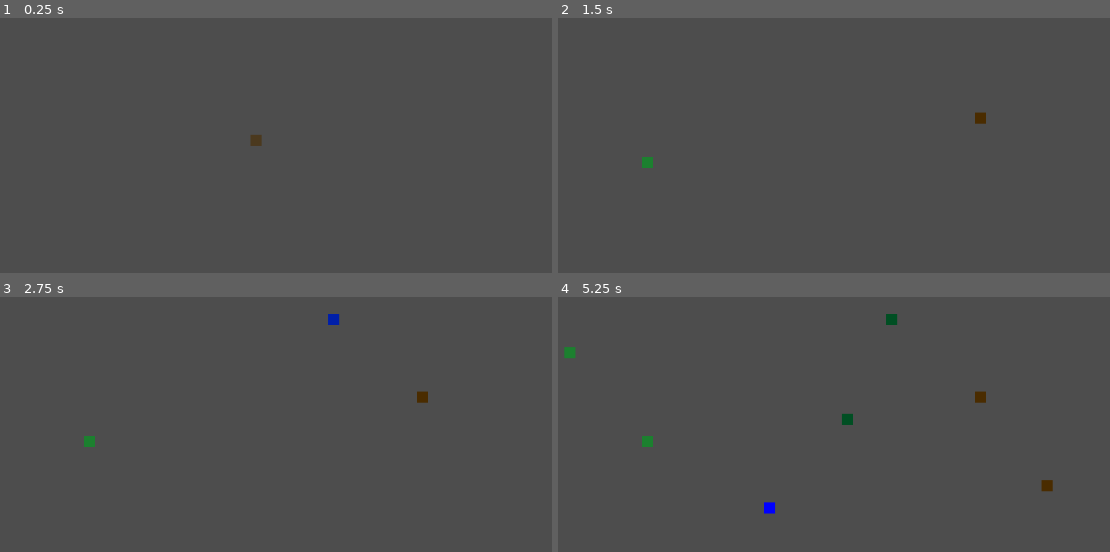
Above: before the commit, frames 1-4 (two rows, left to right).
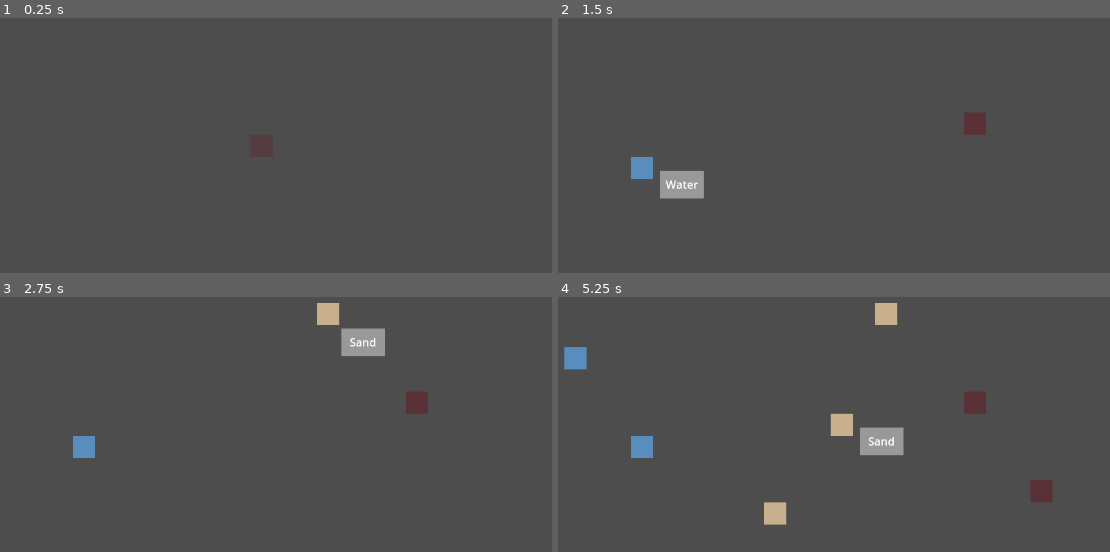
Above: after the commit, the same moments.

Repository: ColdTerror/Core-and-Conveyor
Game: Godot game, scene res://scenes/level.tscn
The game is run twice, just before and just after one commit, with the same random seed, the same clock (stepped at 60 frames per second) and the same inputs.
Inputs (mouse positions are in pixels of both pictures, inside the frame that each line leads up to):
- Up to frame 1 (0.25 s): no input
- Up to frame 2 (1.5 s): tap Enter at 0.5 s; move the mouse to (983, 114) at 0.52 s; hold 1 (select_1) 0.53-1.28 s; click (983, 114) at 0.67 s; tap 2 (select_2) at 0.8, 1.35 s; tap Space at 1.25 s; move the mouse to (646, 160) at 1.27 s; click (646, 160) at 1.42 s
- Up to frame 3 (2.75 s): tap 3 (select_3) at 1.55 s; tap Enter at 2 s; move the mouse to (331, 317) at 2.02 s; hold 3 (select_3) from 2.03 s (still down); click (331, 317) at 2.17 s; tap 4 (select_4) at 2.3 s
- Up to frame 4 (5.25 s): tap Space at 2.75, 4.25 s; move the mouse to (767, 506) at 2.77 s; release 3 (select_3) at 2.78 s; tap 4 (select_4) at 2.85 s; click (767, 506) at 2.92 s; tap 1 (select_1) at 3.05 s; tap Enter at 3.5 s; move the mouse to (1049, 483) at 3.52 s; hold 1 (select_1) 3.53-4.28 s; click (1049, 483) at 3.67 s; tap 2 (select_2) at 3.8, 4.35 s; move the mouse to (569, 348) at 4.27 s; click (569, 348) at 4.42 s; tap 3 (select_3) at 4.55 s; move the mouse to (850, 416) at 5.02 s; hold 3 (select_3) from 5.03 s (still down); click (850, 416) at 5.17 s

The runs differ from the first frame. In frame 1, less than 0.1% of the frame differs, in the area x 45-48%, y 45-51%; in frame 2, 1.5%; in frame 3, 1.9%; in frame 4, 3.3%, in the area x 1-90%, y 2-90%.

Commit message:
Replace palette texture with Colors.png and add tooltip
Switched from palette_texture.tres to a new Colors.png atlas for terrain tiles, updating scene and script references accordingly. Added a tooltip panel to display tile names on hover, and refactored grid_manager.gd to support tile selection via mouse wheel and show tooltips based on tile type.

Diff:
--- a/assets/palette_texture.tres
+++ /dev/null
@@ -1,11 +0,0 @@
-[gd_resource type="GradientTexture2D" load_steps=2 format=3 uid="uid://dgp1kwvpp3wnh"]
-
-[sub_resource type="Gradient" id="Gradient_q68sx"]
-interpolation_mode = 1
-offsets = PackedFloat32Array(0, 0.25, 0.5, 0.75)
-colors = PackedColorArray(0.29033414, 0.17292169, 1.2032687e-07, 1, 0.11034291, 0.5037053, 0.1855429, 1, 0, 0.3103628, 0.13739091, 1, 0, 0, 1, 1)
-metadata/_snap_enabled = true
-metadata/_snap_count = 4
-
-[resource]
-gradient = SubResource("Gradient_q68sx")
--- a/assets/tilesets/terrain.tres
+++ /dev/null
@@ -1,13 +0,0 @@
-[gd_resource type="TileSet" load_steps=3 format=3 uid="uid://bqae81gec30q1"]
-
-[ext_resource type="Texture2D" uid="uid://dgp1kwvpp3wnh" path="res://assets/palette_texture.tres" id="1_xkw52"]
-
-[sub_resource type="TileSetAtlasSource" id="TileSetAtlasSource_y3u6v"]
-texture = ExtResource("1_xkw52")
-0:0/0 = 0
-1:0/0 = 0
-2:0/0 = 0
-3:0/0 = 0
-
-[resource]
-sources/0 = SubResource("TileSetAtlasSource_y3u6v")
--- a/scenes/level.tscn
+++ b/scenes/level.tscn
@@ -1,19 +1,53 @@
-[gd_scene load_steps=4 format=3 uid="uid://dm3jfmd14wxsf"]
+[gd_scene load_steps=6 format=3 uid="uid://dm3jfmd14wxsf"]
 
-[ext_resource type="TileSet" uid="uid://bqae81gec30q1" path="res://assets/tilesets/terrain.tres" id="1_2q6dc"]
 [ext_resource type="Script" uid="uid://bqtabusxwrnaf" path="res://scripts/grid_manager.gd" id="1_w7c3h"]
-[ext_resource type="Texture2D" uid="uid://dgp1kwvpp3wnh" path="res://assets/palette_texture.tres" id="3_w8frs"]
+[ext_resource type="Texture2D" uid="uid://cclk7q1vl4eja" path="res://assets/Colors.png" id="2_w7c3h"]
+
+[sub_resource type="TileSetAtlasSource" id="TileSetAtlasSource_w8frs"]
+texture = ExtResource("2_w7c3h")
+texture_region_size = Vector2i(32, 32)
+0:0/0 = 0
+1:0/0 = 0
+2:0/0 = 0
+0:1/0 = 0
+1:1/0 = 0
+2:1/0 = 0
+
+[sub_resource type="TileSet" id="TileSet_2q6dc"]
+tile_size = Vector2i(32, 32)
+sources/0 = SubResource("TileSetAtlasSource_w8frs")
+
+[sub_resource type="StyleBoxFlat" id="StyleBoxFlat_w7c3h"]
+content_margin_left = 8.0
+content_margin_top = 4.0
+content_margin_right = 8.0
+content_margin_bottom = 4.0
 
 [node name="Level" type="Node2D"]
 script = ExtResource("1_w7c3h")
 
 [node name="TerrainLayer" type="TileMapLayer" parent="."]
-tile_set = ExtResource("1_2q6dc")
+tile_set = SubResource("TileSet_2q6dc")
 
 [node name="ObjectLayer" type="TileMapLayer" parent="."]
 
 [node name="SelectionHighlight" type="Sprite2D" parent="."]
 modulate = Color(1, 1, 1, 0.60784316)
-texture = ExtResource("3_w8frs")
+texture = ExtResource("2_w7c3h")
 region_enabled = true
 region_rect = Rect2(0, 0, 16, 16)
+
+[node name="CanvasLayer" type="CanvasLayer" parent="."]
+
+[node name="Tooltip" type="PanelContainer" parent="CanvasLayer"]
+visible = false
+offset_right = 40.0
+offset_bottom = 40.0
+size_flags_horizontal = 4
+size_flags_vertical = 4
+mouse_filter = 2
+theme_override_styles/panel = SubResource("StyleBoxFlat_w7c3h")
+
+[node name="Label" type="Label" parent="CanvasLayer/Tooltip"]
+layout_mode = 2
+size_flags_horizontal = 4
--- a/scripts/grid_manager.gd
+++ b/scripts/grid_manager.gd
@@ -2,38 +2,80 @@
 
 @onready var terrain_layer: TileMapLayer = $TerrainLayer
 @onready var highlight: Sprite2D = $SelectionHighlight
+@onready var tooltip := $"CanvasLayer/Tooltip"
+@onready var tooltip_label := $"CanvasLayer/Tooltip/Label"
 
+@export var tile_size_px = Vector2(32, 32)
 
-# This stores the Atlas Coordinates (x, y) of the tile we want to place
-var current_tile = Vector2i(0, 0)
+const ATLAS_COLUMNS := 3
+const ATLAS_ROWS := 2
+const TILE_COUNT := ATLAS_COLUMNS * ATLAS_ROWS
 
-@export var tile_size_px = Vector2(16, 16)
+var current_tile_index := 0
+var current_tile := Vector2i.ZERO
+
+const TILE_INFO = {
+	0: { "name": "Dirt" },
+	1: { "name": "Water" },
+	2: { "name": "Sand" },
+	3: { "name": "Forest" },
+	4: { "name": "Stone" },
+	5: { "name": "Building" }
+}
 
 func _process(_delta):
 	var mouse_pos = get_global_mouse_position()
 	var grid_pos = terrain_layer.local_to_map(mouse_pos)
 
-	# Snap highlight (assuming sprite is centered)
+	# --- Tooltip ---
+	var cell := terrain_layer.get_cell_source_id(grid_pos)
+	tooltip.visible = false
+
+	if cell != -1:
+		var atlas_coords := terrain_layer.get_cell_atlas_coords(grid_pos)
+		var tile_index := atlas_coords.y * ATLAS_COLUMNS + atlas_coords.x
+
+		if TILE_INFO.has(tile_index):
+			tooltip_label.text = TILE_INFO[tile_index]["name"]
+			tooltip.visible = true
+
+	if tooltip.visible:
+		tooltip.global_position = get_viewport().get_mouse_position() + Vector2(16, 16)
+
+		tooltip.global_position.x = min(
+			tooltip.global_position.x,
+			get_viewport_rect().size.x - tooltip.size.x
+		)
+		tooltip.global_position.y = min(
+			tooltip.global_position.y,
+			get_viewport_rect().size.y - tooltip.size.y
+		)
+
+	# --- Highlight ---
 	highlight.global_position = terrain_layer.map_to_local(grid_pos)
 
-	# Update the Sprite's Region Rect
-	# We move the 'position' of the region based on which tile is selected
+	current_tile = Vector2i(
+		current_tile_index % ATLAS_COLUMNS,
+		current_tile_index / ATLAS_COLUMNS
+	)
+
 	highlight.region_rect.position = Vector2(current_tile) * tile_size_px
 	highlight.region_rect.size = tile_size_px
 
-	# Paint with the currently selected tile
+	# --- Paint ---
 	if Input.is_mouse_button_pressed(MOUSE_BUTTON_LEFT):
-		# We use '0' for the source_id (the palette we made)
 		terrain_layer.set_cell(grid_pos, 0, current_tile)
 
 func _input(event):
-	# Update current_tile based on key presses
-	# Adjust these Vector2i coords to match where your colors are in your atlas
+	if event is InputEventMouseButton and event.pressed:
+		if event.button_index == MOUSE_BUTTON_WHEEL_UP:
+			current_tile_index = (current_tile_index + 1) % TILE_COUNT
+		elif event.button_index == MOUSE_BUTTON_WHEEL_DOWN:
+			current_tile_index = (current_tile_index - 1 + TILE_COUNT) % TILE_COUNT
+
 	if event.is_action_pressed("select_1"):
-		current_tile = Vector2i(0, 0) # e.g., Dirt
+		current_tile_index = 0
 	elif event.is_action_pressed("select_2"):
-		current_tile = Vector2i(1, 0) # e.g., Grass
+		current_tile_index = 1
 	elif event.is_action_pressed("select_3"):
-		current_tile = Vector2i(2, 0) # e.g., Tree
-	elif event.is_action_pressed("select_4"):
-		current_tile = Vector2i(3, 0) # e.g., Water
+		current_tile_index = 2
Binary file added: assets/Colors.png
Not shown, added: assets/Colors.png.import
